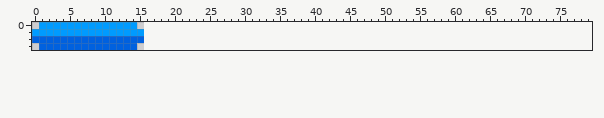
One commit to this pixel-art file: Sprites/temporary_art/potion_bar.aseprite. That is the earlier state.
16x4 pixels, 1 frame. The old version is drawn lined up with the new one, on the new canvas.
Once edited:
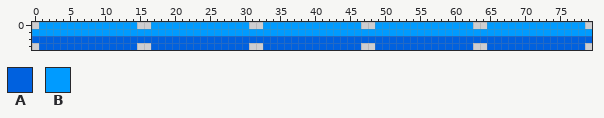
Palette (. is transparent): A #0061df  B #009bff
What changed:
canvas 16x4 -> 80x4
y 0: x 17..30 .............. -> BBBBBBBBBBBBBB; x 33..46 .............. -> BBBBBBBBBBBBBB; x 49..62 .............. -> BBBBBBBBBBBBBB; x 65..78 .............. -> BBBBBBBBBBBBBB
y 1: x 16..79 ................................................................ -> BBBBBBBBBBBBBBBBBBBBBBBBBBBBBBBBBBBBBBBBBBBBBBBBBBBBBBBBBBBBBBBB
y 2: x 16..79 ................................................................ -> AAAAAAAAAAAAAAAAAAAAAAAAAAAAAAAAAAAAAAAAAAAAAAAAAAAAAAAAAAAAAAAA
y 3: x 17..30 .............. -> AAAAAAAAAAAAAA; x 33..46 .............. -> AAAAAAAAAAAAAA; x 49..62 .............. -> AAAAAAAAAAAAAA; x 65..78 .............. -> AAAAAAAAAAAAAA
Changed places in both pictures, as pixel boxes (x1, y1, x2, y2):
added: (144, 22, 592, 50)
